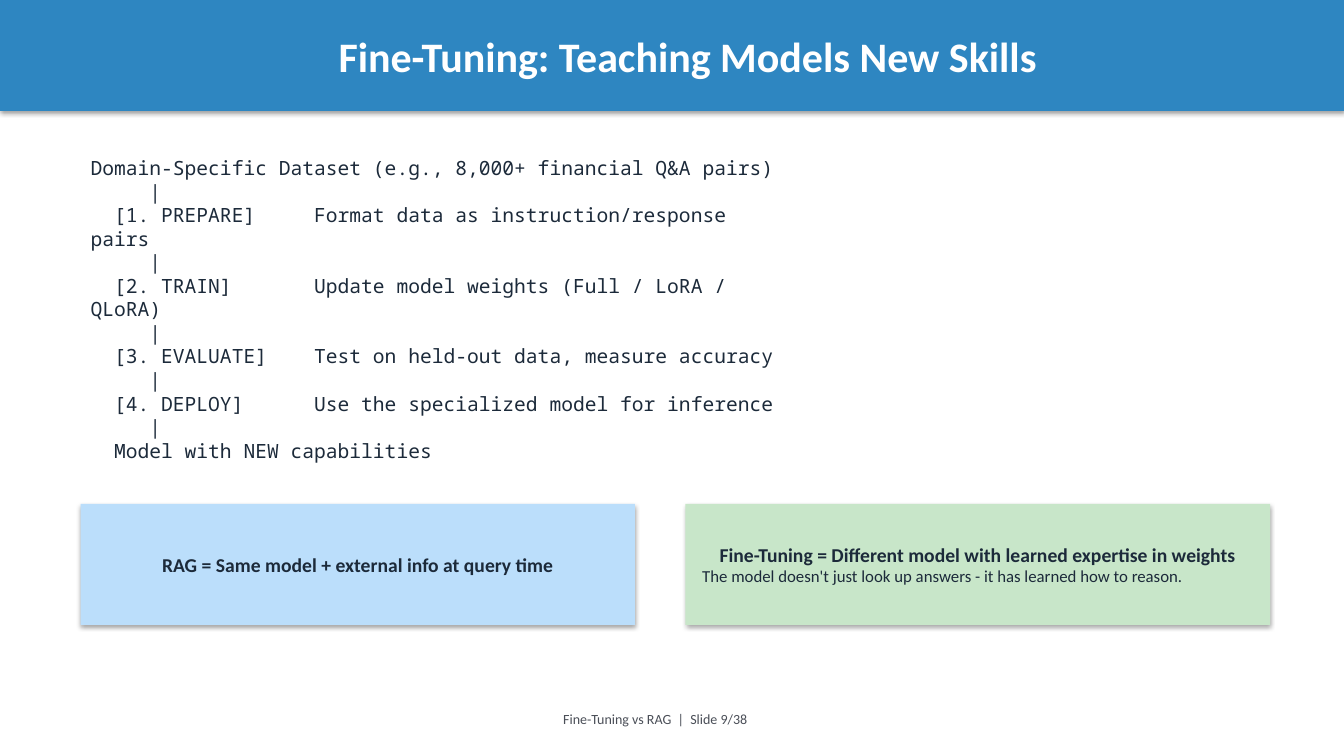
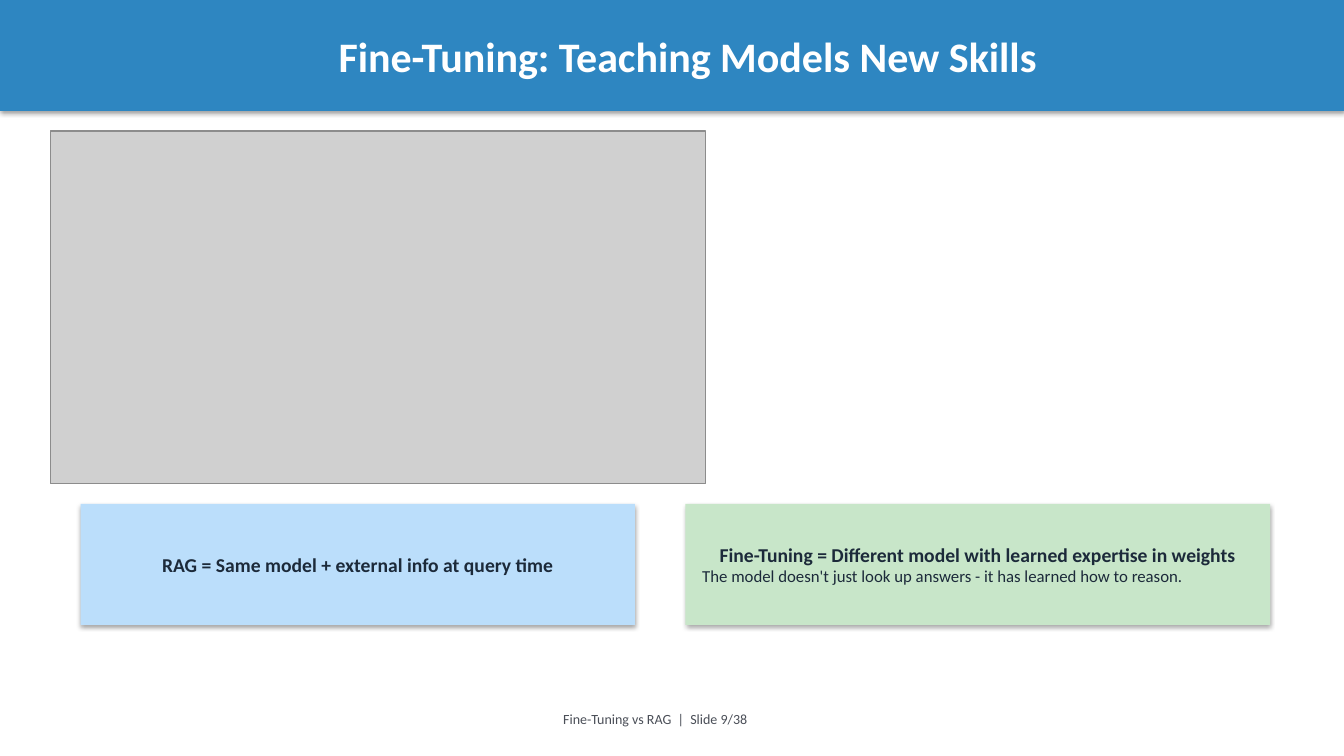
Before and after one commit to intelliswarm-ai/finetune-vs-rag, a slide deck: slide 9 of presentation.pptx. Drawn at 1344x756 pixels with LibreOffice and Linux fonts; fonts in the diff are those of the drawing; grey boxes stand for pictures. Boxes give left, top, right and bottom in pixels: in the first picture for what was removed or moved away, otherwise in the second. Text is boxed around its words. In the diff, an @@ line names an element or a change of style, - is before the commit and + after.

```diff
--- a/presentation.pptx
+++ b/presentation.pptx
@@ picture added at box(50, 131, 706, 484) @@
@@ text removed at box(91, 160, 774, 463) @@
-Domain-Specific Dataset (e.g., 8,000+ financial Q&A pairs)
-|
-[1. PREPARE] Format data as instruction/response pairs
-|
-[2. TRAIN] Update model weights (Full / LoRA / QLoRA)
-|
-[3. EVALUATE] Test on held-out data, measure accuracy
-|
-[4. DEPLOY] Use the specialized model for inference
-|
-Model with NEW capabilities
```
Also in this commit, not shown: 3 other slides changed, 9 other files.
